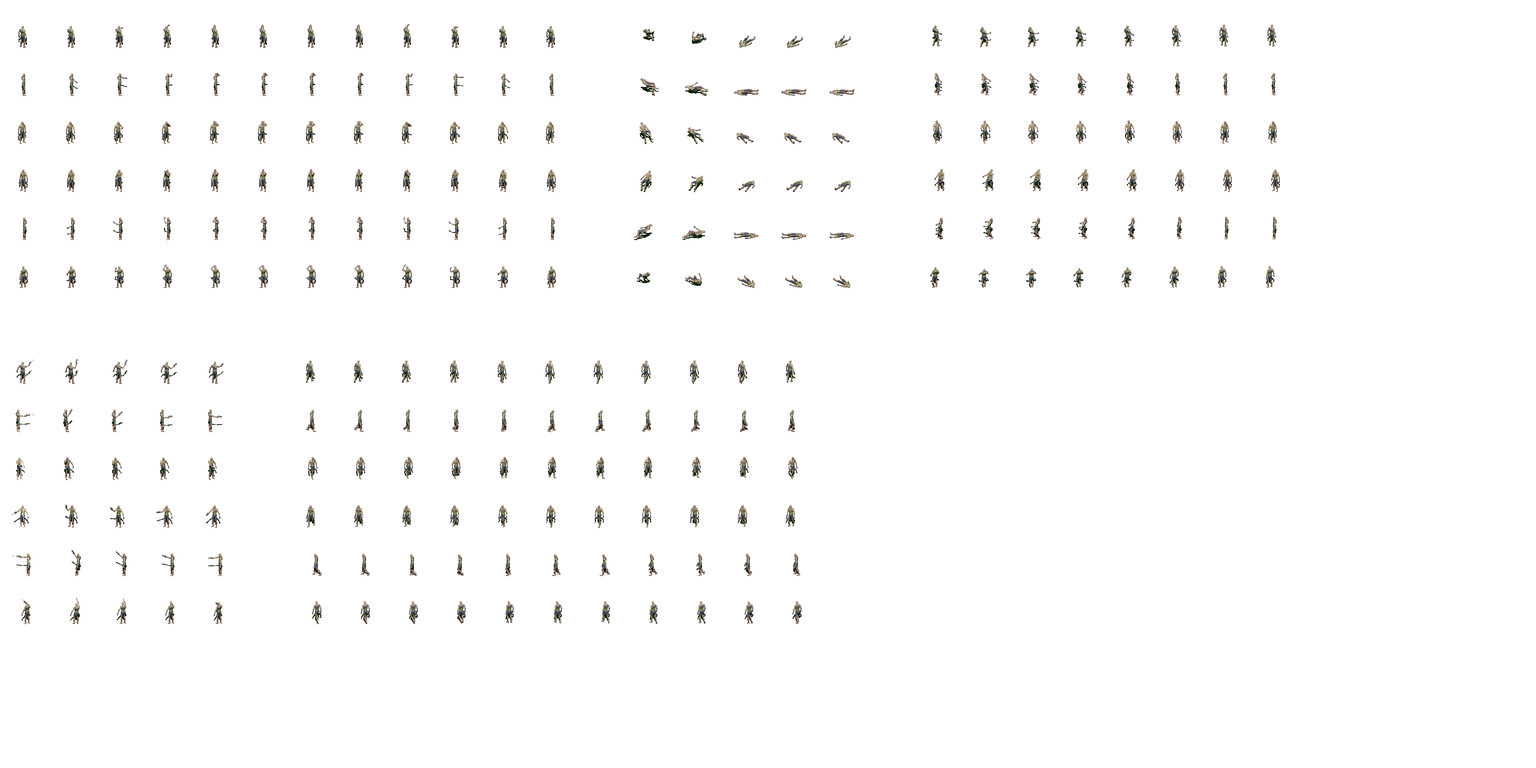
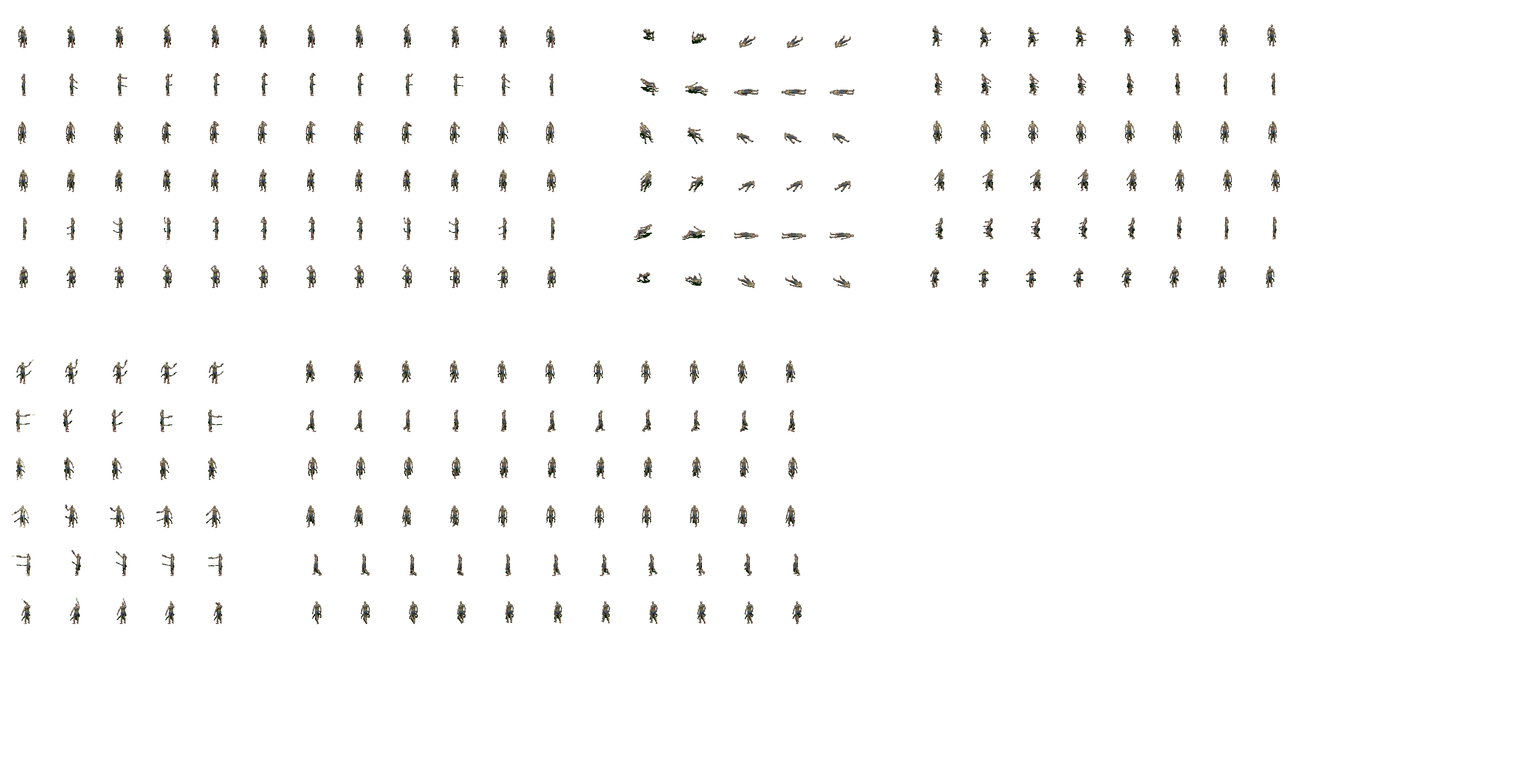
Revision of a layered 1536px x 768px image; what changed, layer by layer:
painted on "Pistol_Idle" over 11, 24, 1280, 624
removed layer "Pistol_Walk" over 305, 360, 802, 624
removed layer "Fall backwards" over 633, 28, 855, 288
removed layer "Hit" over 930, 24, 1280, 288
removed layer "Pistol_Shot3" over 11, 358, 224, 624
